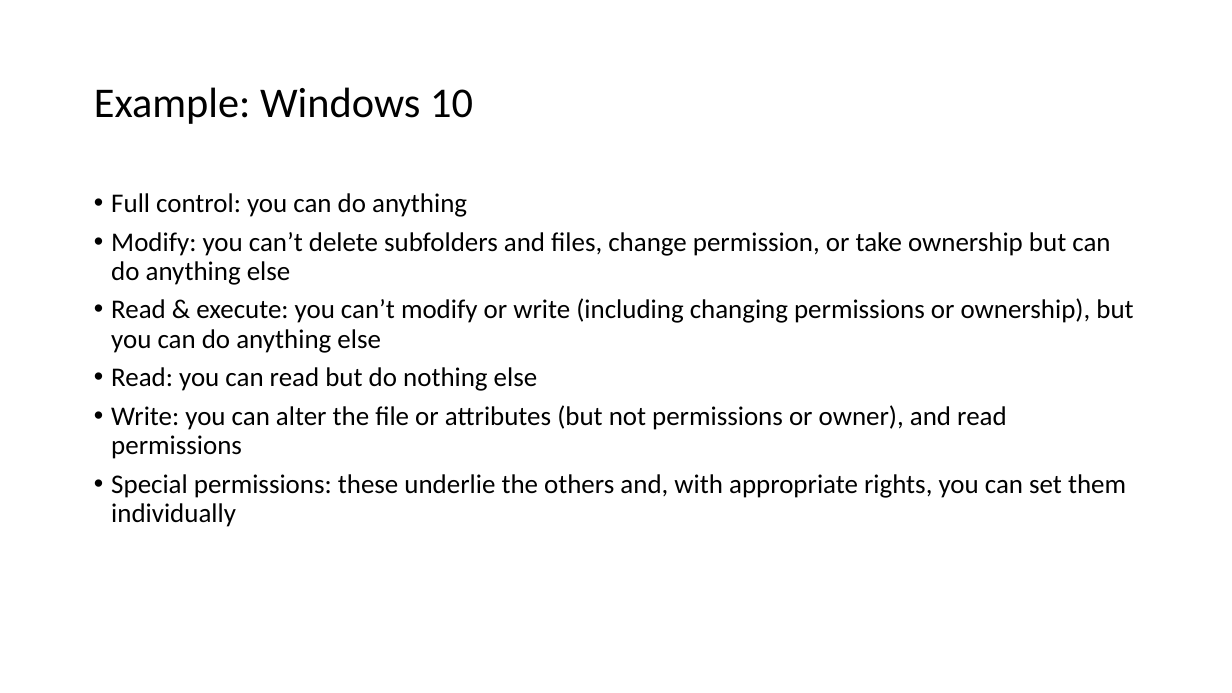
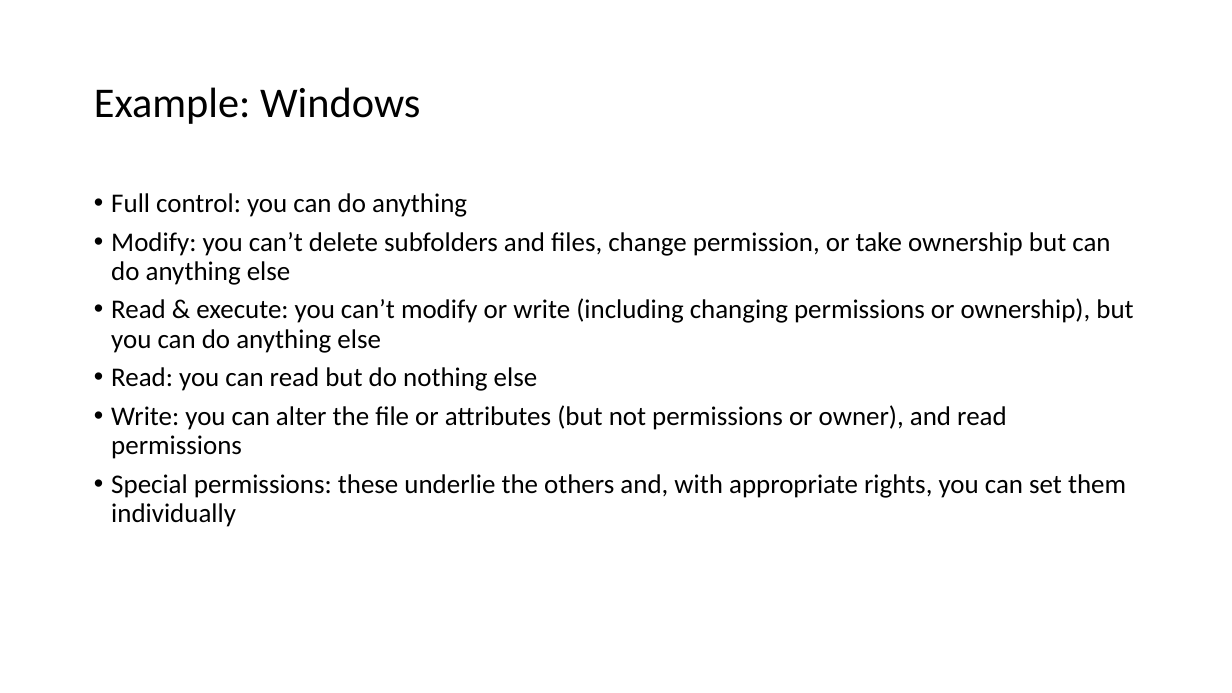
Before and after one commit to diesburg/cs4410_sp26, a slide deck: slide 16 of notes/5_Securing_Data.pptx. Drawn at 1232x693 pixels with LibreOffice and Linux fonts; fonts in the diff are those of the drawing; background and template pictures are left out. Boxes give left, top, right and bottom in pixels: in the first picture for what was removed or moved away, otherwise in the second. Text is boxed around its words. In the diff, an @@ line names an element or a change of style, - is before the commit and + after.

```diff
--- a/notes/5_Securing_Data.pptx
+++ b/notes/5_Securing_Data.pptx
@@ title at [94,87,420,124]: text changed @@
-Example: Windows 10
+Example: Windows
```
Also in this commit, not shown: 1 slide removed, 5 other files.
